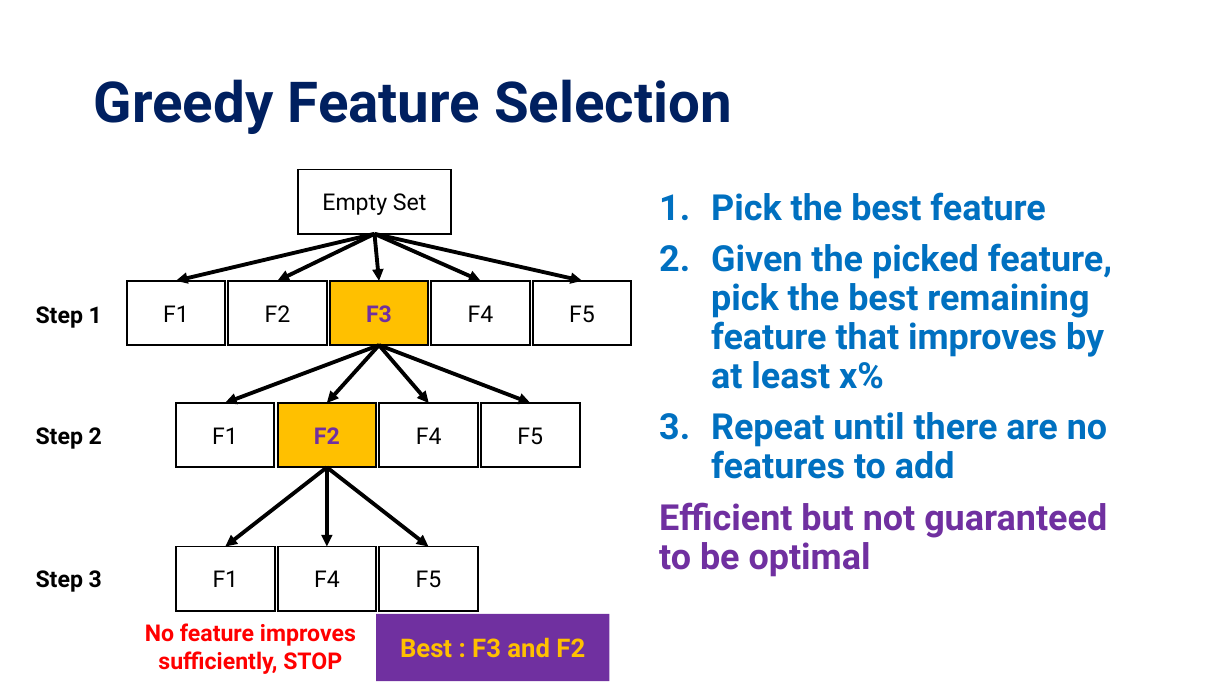
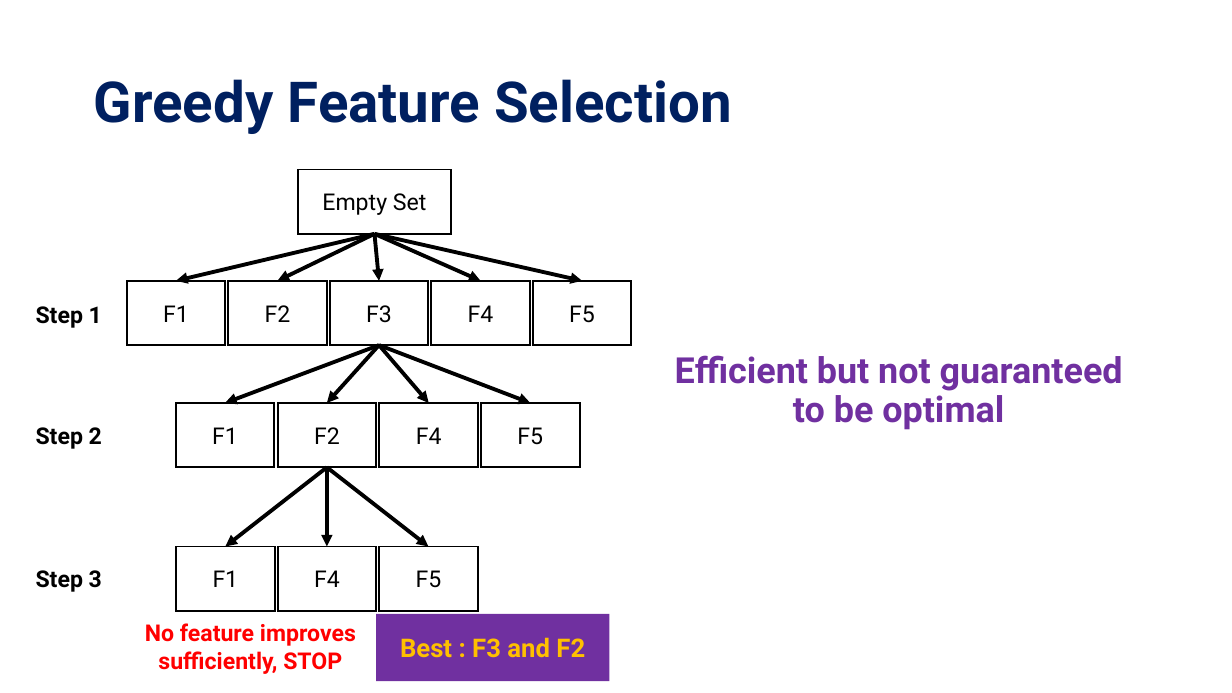
Before and after one commit to KISRDevelopment/python-ml-2025, a slide deck: slide 4 of slides/block6.pptx. Drawn at 1232x693 pixels with LibreOffice and Linux fonts; fonts in the diff are those of the drawing. Boxes give left, top, right and bottom in pixels: in the first picture for what was removed or moved away, otherwise in the second. Text is boxed around its words. In the diff, an @@ line names an element or a change of style, - is before the commit and + after.

Commit message:
update slides

```diff
--- a/slides/block6.pptx
+++ b/slides/block6.pptx
@@ text at <box>711,192,1112,479</box>: paragraphs removed @@
-1. Pick the best feature
-2. Given the picked feature, pick the best remaining feature that improves by at least x%
-3. Repeat until there are no features to add
@@ rectangle "F3" at <box>330,281,429,346</box>: text colour #7030A0 to #000000, bold off; fill #FFC000 to none @@
@@ text "Efficient but not guaranteed to ...": place and size @@
-text "Efficient but not guaranteed to ..." at <box>659,192,1112,577</box>
+text "Efficient but not guaranteed to ..." at <box>675,355,1123,430</box>
@@ text "Efficient but not guaranteed to ..." at <box>675,355,1123,430</box>: alignment left to centre @@
@@ rectangle "F2" at <box>277,403,376,468</box>: text colour #7030A0 to #000000, bold off; fill #FFC000 to none @@
```
Also in this commit, not shown: 1 other slide changed, 1 other file.
